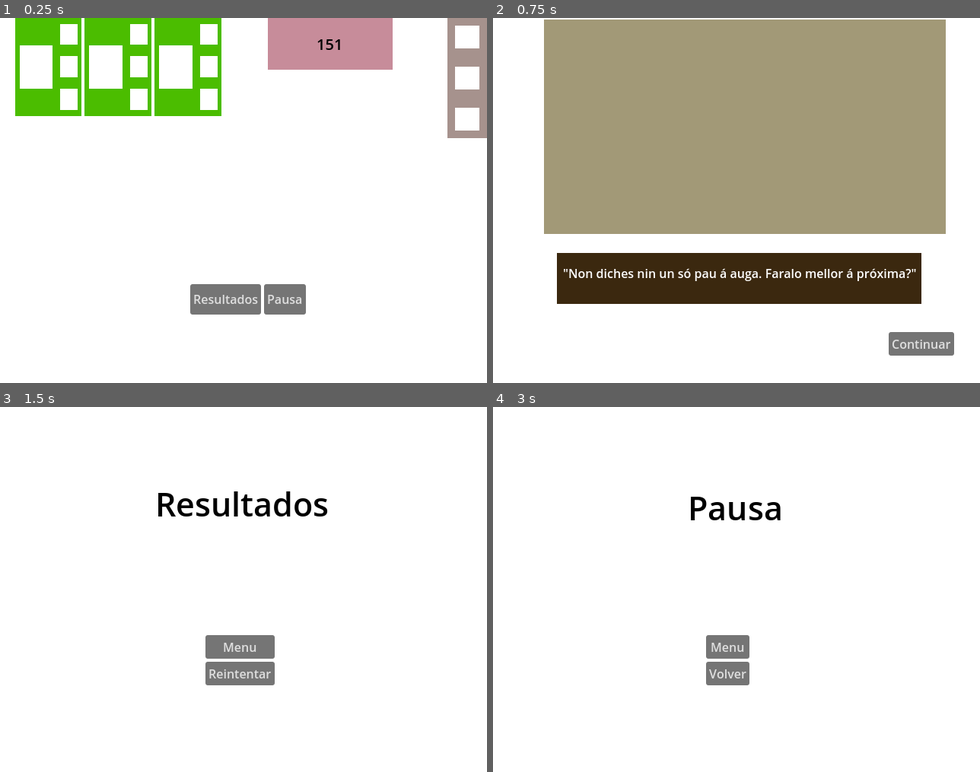
Above: before the commit, frames 1-4 (two rows, left to right).
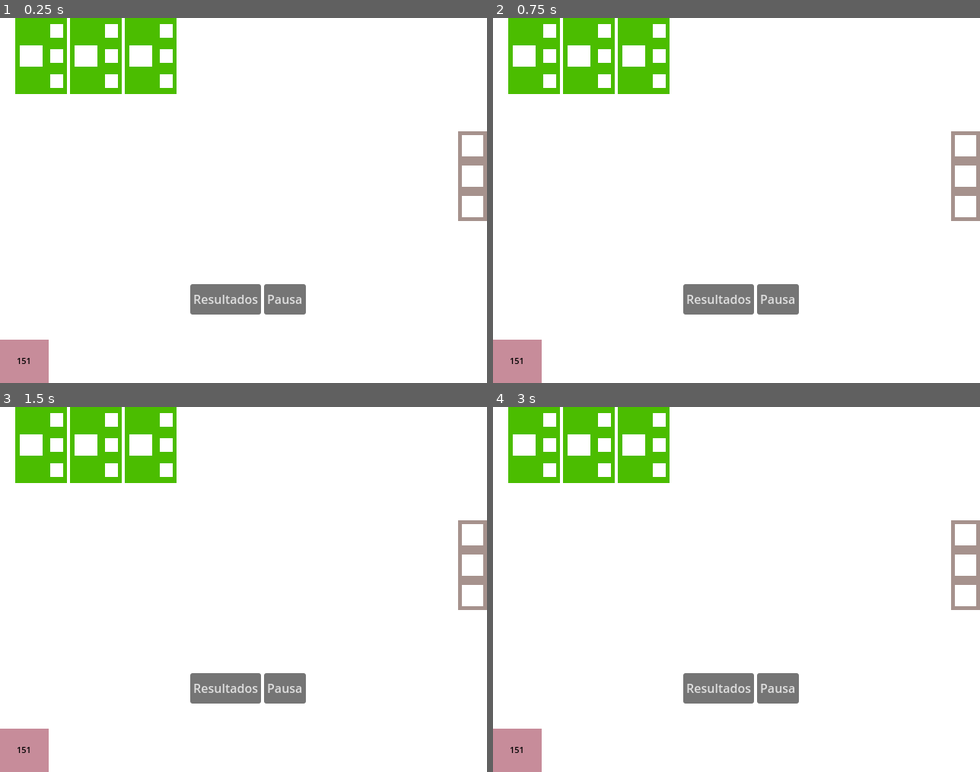
Above: after the commit, the same moments.

Repository: amenrio/techo-de-cristal
Game: Godot game, scene res://02_scenes/04_screens/game_screen.tscn
Same seed, same stepped clock (60 frames per second), same inputs: the game is played once before the commit and once after it. This scene is started directly instead of the project's main scene.
Inputs (mouse positions are in pixels of both pictures, inside the frame that each line leads up to):
- Up to frame 1 (0.25 s): no input
- Up to frame 2 (0.75 s): click "Resultados" at 0.5 s
- Up to frame 3 (1.5 s): click (428, 731) at 1.25 s, where only the run before the commit has a clickable "Continuar"
- Up to frame 4 (3 s): click (731, 673) at 2 s, where only the run before the commit has a clickable "Reintentar"; click "Pausa" at 2.75 s

The runs differ from the first frame. In frame 1, 13% of the frame differs, in the area x 0-100%, y 0-100%; in frame 2, 63%; in frame 3, 11%; in frame 4, 9.8%.

Commit message:
fixes to UI
smaller and in better locations

Diff:
--- a/02_scenes/04_screens/GUI.tscn
+++ b/02_scenes/04_screens/GUI.tscn
@@ -10,56 +10,65 @@
 
 [node name="interfaces" type="Control" parent="."]
 layout_mode = 3
-anchors_preset = 0
-offset_left = 20.0
-offset_right = 640.0
-offset_bottom = 158.0
+anchors_preset = 15
+anchor_right = 1.0
+anchor_bottom = 1.0
+grow_horizontal = 2
+grow_vertical = 2
 
-[node name="MarginContainer" type="MarginContainer" parent="interfaces"]
-offset_left = -20.0
-offset_right = 620.0
-offset_bottom = 158.0
+[node name="cronometro" parent="interfaces" instance=ExtResource("1_v78e2")]
+layout_mode = 1
+anchors_preset = 2
+anchor_top = 1.0
+anchor_bottom = 1.0
+offset_top = -57.0
+offset_right = 64.0
+offset_bottom = 0.0
+grow_vertical = 0
+size_flags_horizontal = 3
+
+[node name="comandaMargin" type="MarginContainer" parent="interfaces"]
+layout_mode = 1
+anchors_preset = 10
+anchor_right = 1.0
+offset_right = -408.0
+offset_bottom = 100.0
+grow_horizontal = 2
 theme = SubResource("Theme_ii5fp")
 theme_override_constants/margin_left = 20
 theme_override_constants/margin_top = 0
 theme_override_constants/margin_right = 0
 theme_override_constants/margin_bottom = 0
 
-[node name="HBoxContainer" type="HBoxContainer" parent="interfaces/MarginContainer"]
-layout_mode = 2
-
-[node name="comandas" type="HBoxContainer" parent="interfaces/MarginContainer/HBoxContainer"]
+[node name="comandas" type="HBoxContainer" parent="interfaces/comandaMargin"]
 layout_mode = 2
 size_flags_horizontal = 3
 
-[node name="comanda" parent="interfaces/MarginContainer/HBoxContainer/comandas" instance=ExtResource("1_vpitl")]
+[node name="comanda" parent="interfaces/comandaMargin/comandas" instance=ExtResource("1_vpitl")]
 layout_mode = 2
 size_flags_horizontal = 3
-theme_override_constants/margin_bottom = 29
 
-[node name="comanda2" parent="interfaces/MarginContainer/HBoxContainer/comandas" instance=ExtResource("1_vpitl")]
+[node name="comanda2" parent="interfaces/comandaMargin/comandas" instance=ExtResource("1_vpitl")]
 layout_mode = 2
 size_flags_horizontal = 3
-theme_override_constants/margin_bottom = 29
 
-[node name="comanda3" parent="interfaces/MarginContainer/HBoxContainer/comandas" instance=ExtResource("1_vpitl")]
+[node name="comanda3" parent="interfaces/comandaMargin/comandas" instance=ExtResource("1_vpitl")]
 layout_mode = 2
 size_flags_horizontal = 3
-theme_override_constants/margin_bottom = 29
 
-[node name="VSeparator" type="VSeparator" parent="interfaces/MarginContainer/HBoxContainer"]
-modulate = Color(1, 1, 1, 0)
-layout_mode = 2
-theme_override_constants/separation = 13
+[node name="MarginContainer" type="MarginContainer" parent="interfaces"]
+layout_mode = 1
+anchors_preset = 11
+anchor_left = 1.0
+anchor_right = 1.0
+anchor_bottom = 1.0
+offset_left = -38.0
+offset_top = 149.0
+offset_bottom = -213.0
+grow_horizontal = 0
+grow_vertical = 2
 
-[node name="cronometro" parent="interfaces/MarginContainer/HBoxContainer" instance=ExtResource("1_v78e2")]
-layout_mode = 2
-size_flags_horizontal = 3
-theme_override_constants/margin_left = 40
-theme_override_constants/margin_right = 68
-theme_override_constants/margin_bottom = 90
-
-[node name="inventario" parent="interfaces/MarginContainer/HBoxContainer" instance=ExtResource("3_yubts")]
+[node name="inventario" parent="interfaces/MarginContainer" instance=ExtResource("3_yubts")]
 layout_mode = 2
 size_flags_horizontal = 3
 size_flags_stretch_ratio = 0.19
--- a/02_scenes/04_screens/cronometro.tscn
+++ b/02_scenes/04_screens/cronometro.tscn
@@ -6,17 +6,18 @@
 offset_right = 106.0
 offset_bottom = 61.0
 
-[node name="ColorRect" type="ColorRect" parent="."]
+[node name="ColorPlaceholder" type="ColorRect" parent="."]
 layout_mode = 2
 color = Color(0.780392, 0.54902, 0.603922, 1)
 
 [node name="cronIMG" type="TextureRect" parent="."]
 layout_mode = 2
 
-[node name="number" type="Label" parent="."]
+[node name="numberTxt" type="Label" parent="."]
 layout_mode = 2
 theme = SubResource("Theme_k2ebx")
 theme_type_variation = &"HeaderSmall"
 theme_override_colors/font_color = Color(0, 0, 0, 1)
+theme_override_font_sizes/font_size = 11
 text = "151"
 horizontal_alignment = 1
--- a/02_scenes/04_screens/feedback_screen.tscn
+++ b/02_scenes/04_screens/feedback_screen.tscn
@@ -22,11 +22,13 @@
 offset_bottom = 40.0
 
 [node name="fondoPLACEHOLDER" type="ColorRect" parent="CanvasLayer/interfaces"]
+layout_mode = 0
 offset_right = 640.0
 offset_bottom = 480.0
 metadata/_edit_use_anchors_ = true
 
 [node name="ColorRectPLACEHOLDER" type="ColorRect" parent="CanvasLayer/interfaces"]
+layout_mode = 0
 offset_left = 67.0
 offset_top = 2.0
 offset_right = 595.0
@@ -35,6 +37,7 @@
 metadata/_edit_use_anchors_ = true
 
 [node name="ColorRect4PLACEHOLDER" type="ColorRect" parent="CanvasLayer/interfaces"]
+layout_mode = 0
 offset_left = 84.0
 offset_top = 309.0
 offset_right = 563.0
@@ -57,6 +60,7 @@
 text = "\"Non diches nin un só pau á auga. Faralo mellor á próxima?\""
 
 [node name="bContinuar" type="Button" parent="CanvasLayer/interfaces"]
+layout_mode = 0
 offset_left = 520.0
 offset_top = 413.0
 offset_right = 606.0
--- a/02_scenes/04_screens/game_screen.tscn
+++ b/02_scenes/04_screens/game_screen.tscn
@@ -23,9 +23,12 @@
 offset_bottom = 480.0
 
 [node name="bgIMG" type="TextureRect" parent="CanvasLayer/interfaces"]
-layout_mode = 0
-offset_right = 40.0
-offset_bottom = 40.0
+layout_mode = 1
+anchors_preset = 15
+anchor_right = 1.0
+anchor_bottom = 1.0
+grow_horizontal = 2
+grow_vertical = 2
 
 [node name="GUI" parent="CanvasLayer/interfaces" instance=ExtResource("2_kfwvj")]
 
--- a/02_scenes/04_screens/inventario.tscn
+++ b/02_scenes/04_screens/inventario.tscn
@@ -1,57 +1,62 @@
 [gd_scene format=3 uid="uid://q1hd3cool37"]
 
 [node name="inventario" type="MarginContainer"]
-offset_right = 55.0
+offset_right = 51.0
 offset_bottom = 162.0
 
-[node name="ColorRect" type="ColorRect" parent="."]
+[node name="ColorRectPLACEHOLDER" type="ColorRect" parent="."]
 layout_mode = 2
 color = Color(0.65098, 0.572549, 0.552941, 1)
 
-[node name="VBoxContainer" type="VBoxContainer" parent="."]
+[node name="bgIMG" type="TextureRect" parent="."]
 layout_mode = 2
 
-[node name="ing1" type="MarginContainer" parent="VBoxContainer"]
+[node name="MarginContainer" type="MarginContainer" parent="."]
+layout_mode = 2
+theme_override_constants/margin_top = 5
+theme_override_constants/margin_bottom = 5
+
+[node name="VBoxContainer" type="VBoxContainer" parent="MarginContainer"]
+layout_mode = 2
+theme_override_constants/separation = 12
+
+[node name="ing1" type="MarginContainer" parent="MarginContainer/VBoxContainer"]
 layout_mode = 2
 size_flags_vertical = 3
-theme_override_constants/margin_left = 10
-theme_override_constants/margin_top = 10
-theme_override_constants/margin_right = 10
-theme_override_constants/margin_bottom = 10
+theme_override_constants/margin_left = 5
+theme_override_constants/margin_right = 5
 
-[node name="ColorRect" type="ColorRect" parent="VBoxContainer/ing1"]
+[node name="ColorRect" type="ColorRect" parent="MarginContainer/VBoxContainer/ing1"]
 layout_mode = 2
 size_flags_vertical = 3
 
-[node name="plateIMG" type="TextureRect" parent="VBoxContainer/ing1"]
+[node name="plateIMG" type="TextureRect" parent="MarginContainer/VBoxContainer/ing1"]
 layout_mode = 2
 
-[node name="ing2" type="MarginContainer" parent="VBoxContainer"]
+[node name="ing2" type="MarginContainer" parent="MarginContainer/VBoxContainer"]
 layout_mode = 2
 size_flags_vertical = 3
-theme_override_constants/margin_left = 10
-theme_override_constants/margin_top = 10
-theme_override_constants/margin_right = 10
-theme_override_constants/margin_bottom = 10
+theme_override_constants/margin_left = 5
+theme_override_constants/margin_right = 5
 
-[node name="ColorRect" type="ColorRect" parent="VBoxContainer/ing2"]
+[node name="ColorRect" type="ColorRect" parent="MarginContainer/VBoxContainer/ing2"]
 layout_mode = 2
 size_flags_vertical = 3
 
-[node name="plateIMG" type="TextureRect" parent="VBoxContainer/ing2"]
+[node name="plateIMG" type="TextureRect" parent="MarginContainer/VBoxContainer/ing2"]
 layout_mode = 2
 
-[node name="ing3" type="MarginContainer" parent="VBoxContainer"]
+[node name="ing3" type="MarginContainer" parent="MarginContainer/VBoxContainer"]
 layout_mode = 2
 size_flags_vertical = 3
-theme_override_constants/margin_left = 10
-theme_override_constants/margin_top = 10
-theme_override_constants/margin_right = 10
-theme_override_constants/margin_bottom = 10
+theme_override_constants/margin_left = 5
+theme_override_constants/margin_top = 0
+theme_override_constants/margin_right = 5
+theme_override_constants/margin_bottom = 0
 
-[node name="ColorRect" type="ColorRect" parent="VBoxContainer/ing3"]
+[node name="ColorRect" type="ColorRect" parent="MarginContainer/VBoxContainer/ing3"]
 layout_mode = 2
 size_flags_vertical = 3
 
-[node name="plateIMG" type="TextureRect" parent="VBoxContainer/ing3"]
+[node name="plateIMG" type="TextureRect" parent="MarginContainer/VBoxContainer/ing3"]
 layout_mode = 2
--- a/02_scenes/04_screens/pause_screen.tscn
+++ b/02_scenes/04_screens/pause_screen.tscn
@@ -19,10 +19,12 @@
 metadata/_edit_use_anchors_ = true
 
 [node name="fondoPlaceholder" type="ColorRect" parent="CanvasLayer/interfaces"]
+layout_mode = 0
 offset_right = 640.0
 offset_bottom = 480.0
 
 [node name="textoPausa" type="Label" parent="CanvasLayer/interfaces"]
+layout_mode = 0
 offset_left = 235.0
 offset_top = 103.0
 offset_right = 402.0
--- a/02_scenes/04_screens/pregame_screen.tscn
+++ b/02_scenes/04_screens/pregame_screen.tscn
@@ -17,14 +17,17 @@
 metadata/_edit_use_anchors_ = true
 
 [node name="fondoplaceholder" type="ColorRect" parent="CanvasLayer/interfaces"]
+layout_mode = 0
 offset_right = 640.0
 offset_bottom = 480.0
 
 [node name="imgFondo" type="TextureRect" parent="CanvasLayer/interfaces"]
+layout_mode = 0
 offset_right = 40.0
 offset_bottom = 40.0
 
 [node name="ColorRectplaceholder" type="ColorRect" parent="CanvasLayer/interfaces"]
+layout_mode = 0
 offset_left = 245.0
 offset_top = 29.0
 offset_right = 615.0
@@ -32,6 +35,7 @@
 color = Color(0.635294, 0.6, 0.466667, 1)
 
 [node name="bContinuar" type="Button" parent="CanvasLayer/interfaces"]
+layout_mode = 0
 offset_left = 520.0
 offset_top = 413.0
 offset_right = 606.0
@@ -39,6 +43,7 @@
 text = "Continuar"
 
 [node name="ColorRect2placeholder" type="ColorRect" parent="CanvasLayer/interfaces"]
+layout_mode = 0
 offset_left = 44.0
 offset_top = 298.0
 offset_right = 99.0
@@ -46,6 +51,7 @@
 color = Color(0.635294, 0.6, 0.466667, 1)
 
 [node name="ColorRect3placeholder" type="ColorRect" parent="CanvasLayer/interfaces"]
+layout_mode = 0
 offset_left = 112.0
 offset_top = 254.0
 offset_right = 165.0
@@ -53,6 +59,7 @@
 color = Color(0.635294, 0.6, 0.466667, 1)
 
 [node name="colorPlaceholder" type="ColorRect" parent="CanvasLayer/interfaces"]
+layout_mode = 0
 offset_left = 48.0
 offset_top = 196.0
 offset_right = 278.0
Not shown: 1 places in 02_scenes/04_screens/GUI.tscn that only renumber resources
